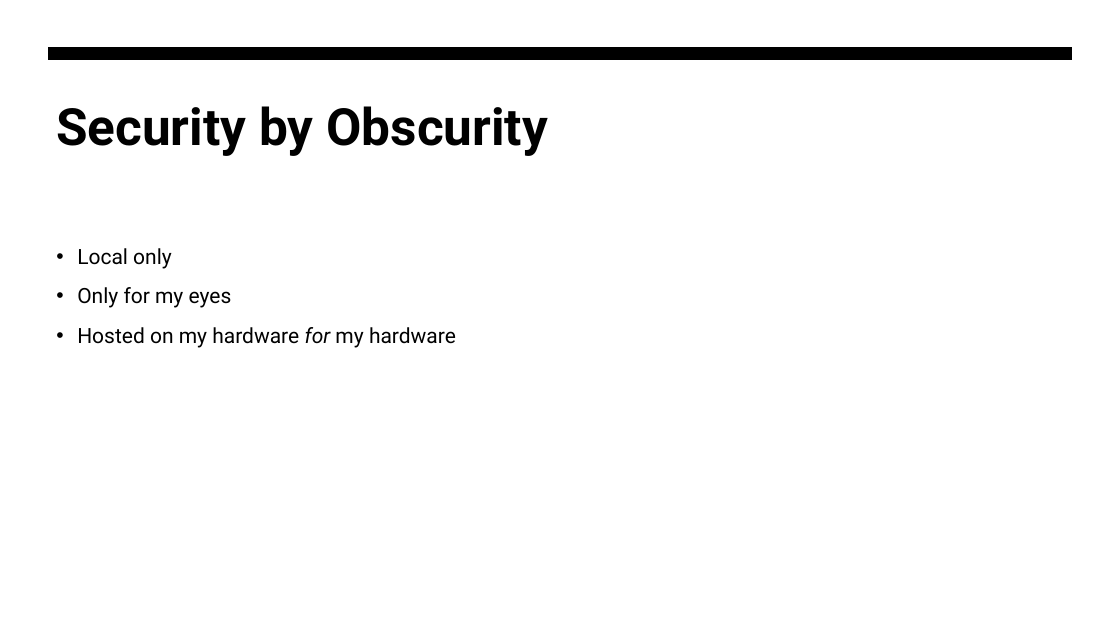
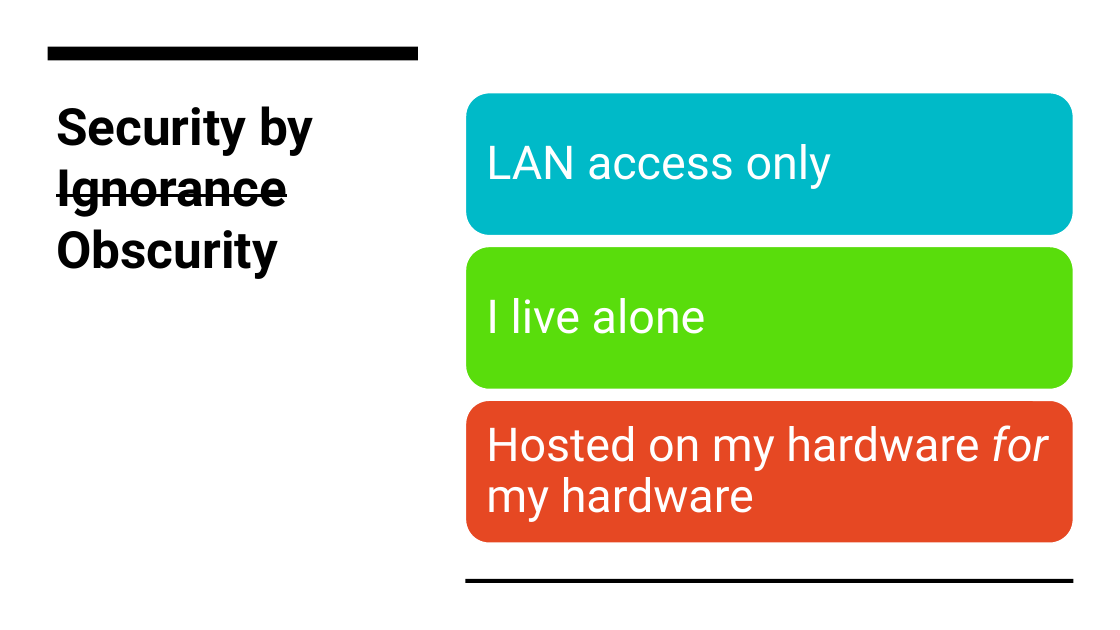
Before and after one commit to danterazo/seis-606, a slide deck: slide 7 of project/deliverables/project-presentation.pptx (slide 3 before the commit). Drawn at 1120x630 pixels with LibreOffice and Linux fonts; fonts in the diff are those of the drawing. Boxes give left, top, right and bottom in pixels: in the first picture for what was removed or moved away, otherwise in the second. Text is boxed around its words. In the diff, an @@ line names an element or a change of style, - is before the commit and + after.

Commit message:
Add finished PPT

```diff
--- a/project/deliverables/project-presentation.pptx
+++ b/project/deliverables/project-presentation.pptx
@@ rectangle added at <box>0,0,1120,630</box>, fill #FFFFFF @@
@@ freeform shape removed at <box>48,47,1073,60</box> @@
@@ rectangle added at <box>48,47,418,60</box>, fill #000000 @@
@@ title at <box>56,106,313,279</box>: text changed @@
-Security by Obscurity
+Security by Ignorance Obscurity
@@ text removed at <box>77,248,456,348</box> @@
-• Local only
-• Only for my eyes
-• Hosted on my hardware for my hardware
@@ group added at <box>465,92,1074,543</box>: 3 rounded rectangles, 3 texts @@
+LAN access only
+I live alone
+Hosted on my hardware for my hardware
@@ rectangle added at <box>465,579,1074,583</box>, fill #000000 @@
```
Also in this commit, not shown: 1 other slide changed, 6 slides added, 3 slides removed.
